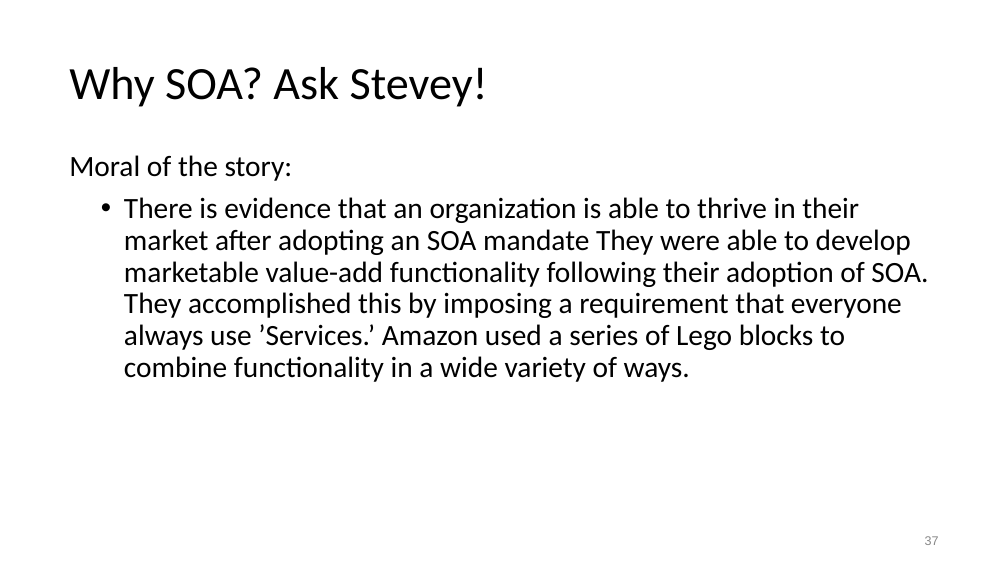
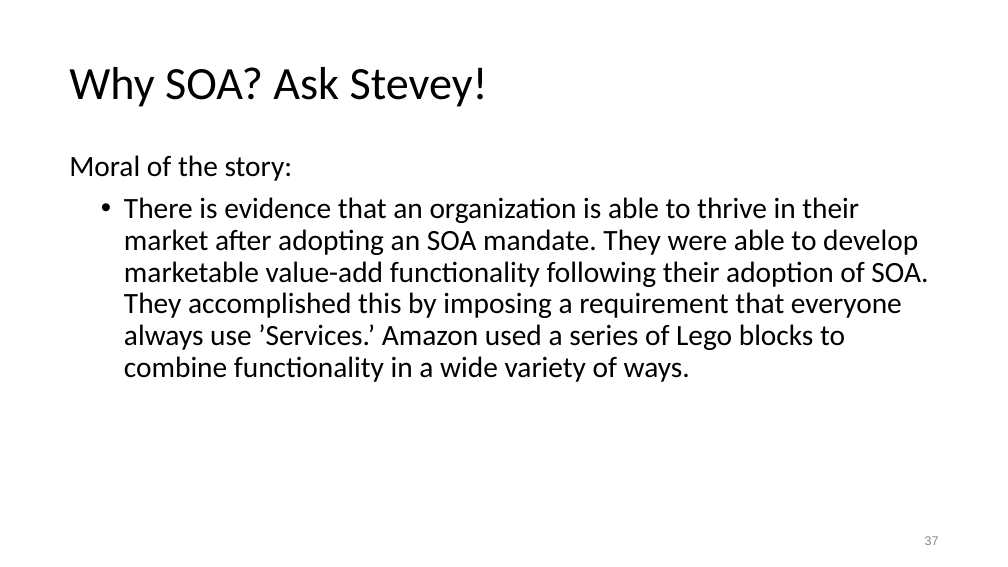
Before and after one commit to colinbellCA/presentation-cpbell-oucc2015_soe, a slide deck: slide 37 of OUCC2015-Service_Oriented_Enterprise.pptx. Drawn at 1008x567 pixels with LibreOffice and Linux fonts; fonts in the diff are those of the drawing. Boxes give left, top, right and bottom in pixels: in the first picture for what was removed or moved away, otherwise in the second. Text is boxed around its words. In the diff, an @@ line names an element or a change of style, - is before the commit and + after.

```diff
--- a/OUCC2015-Service_Oriented_Enterprise.pptx
+++ b/OUCC2015-Service_Oriented_Enterprise.pptx
@@ text at (124, 197, 928, 382): text changed @@
-  • There is evidence that an organization is able to thrive in their market after adopting an SOA mandate They were able to develop marketable value-add functionality following their adoption of SOA. They accomplished this by imposing a requirement that everyone always use ’Services.’ Amazon used a series of Lego blocks to combine functionality in a wide variety of ways.
+  • There is evidence that an organization is able to thrive in their market after adopting an SOA mandate. They were able to develop marketable value-add functionality following their adoption of SOA. They accomplished this by imposing a requirement that everyone always use ’Services.’ Amazon used a series of Lego blocks to combine functionality in a wide variety of ways.
```
Also in this commit, not shown: 2 other slides changed, 2 other files.
